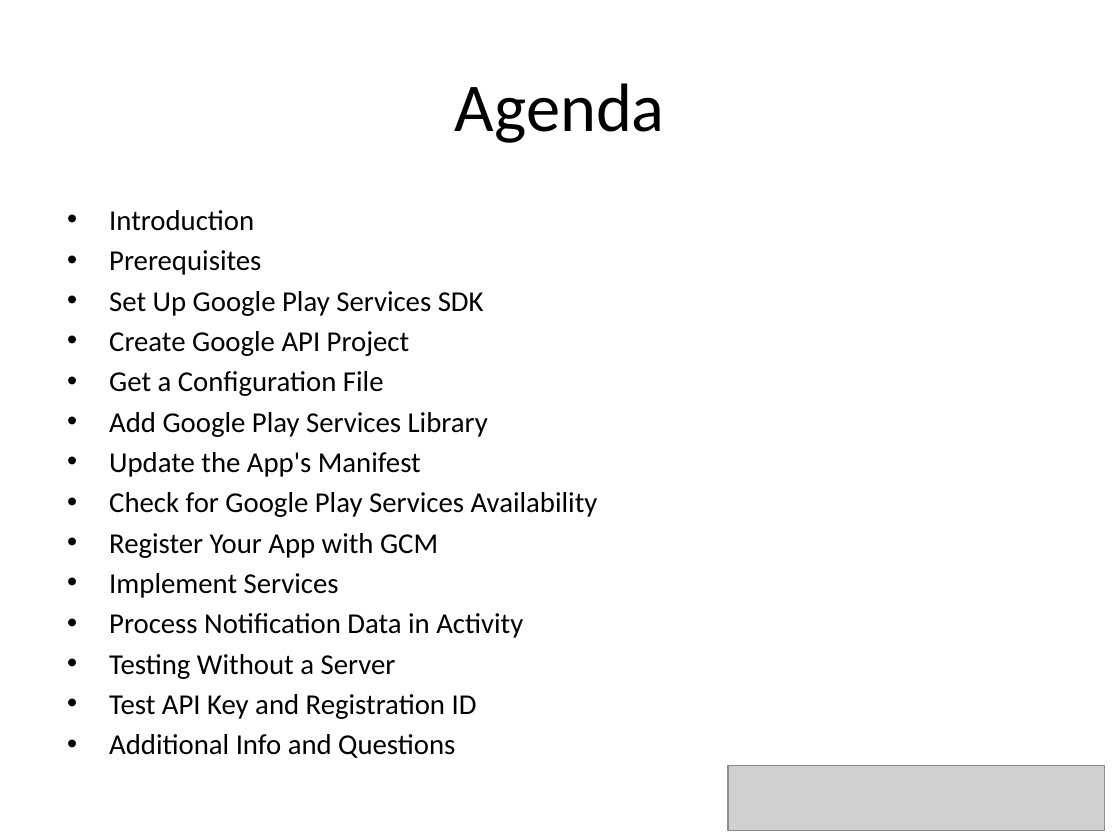
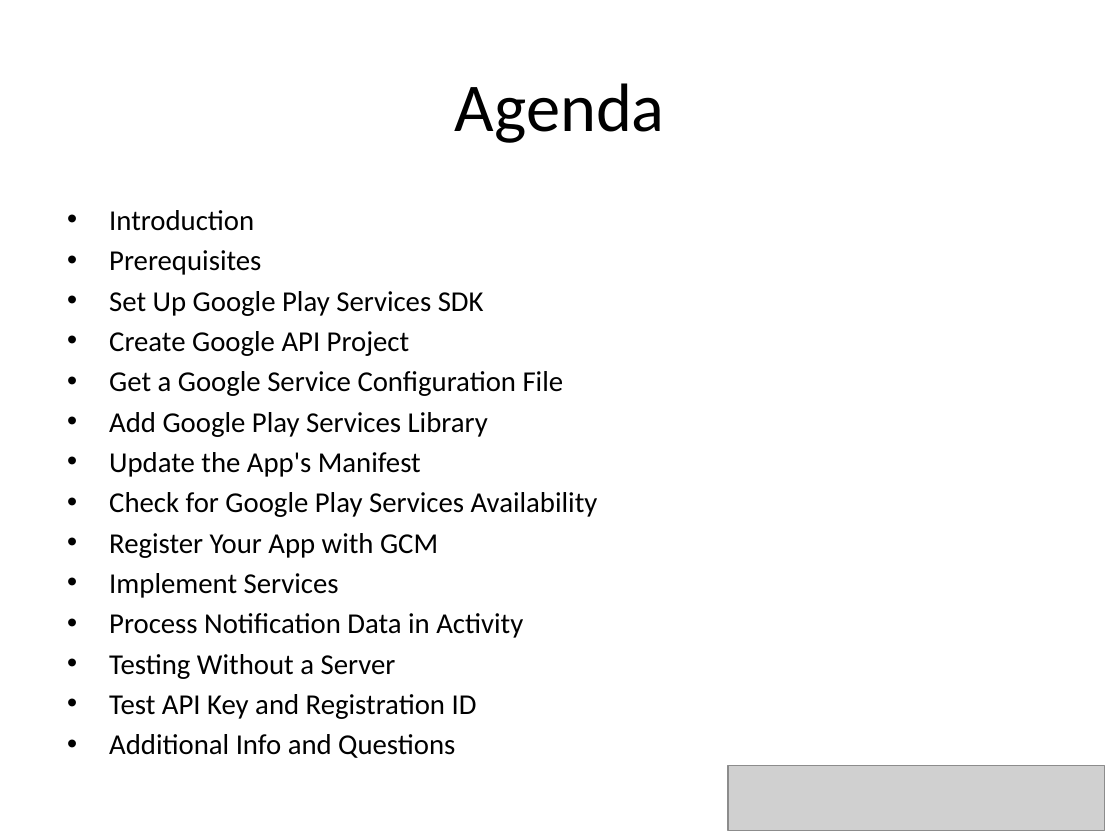
Before and after one commit to LeadingEDJE/MobilePushNotification, a slide deck: slide 4 of Implementing Push Notification in Android.pptx. Drawn at 1120x840 pixels with LibreOffice and Linux fonts; fonts in the diff are those of the drawing; grey boxes stand for pictures; background and template pictures are left out. Boxes give left, top, right and bottom in pixels: in the first picture for what was removed or moved away, otherwise in the second. Text is boxed around its words. In the diff, an @@ line names an element or a change of style, - is before the commit and + after.

```diff
--- a/Implementing Push Notification in Android.pptx
+++ b/Implementing Push Notification in Android.pptx
@@ text at [109,371,564,396]: text changed @@
-• Get a Configuration File
+• Get a Google Service Configuration File
```
Also in this commit, not shown: 6 other slides changed.
